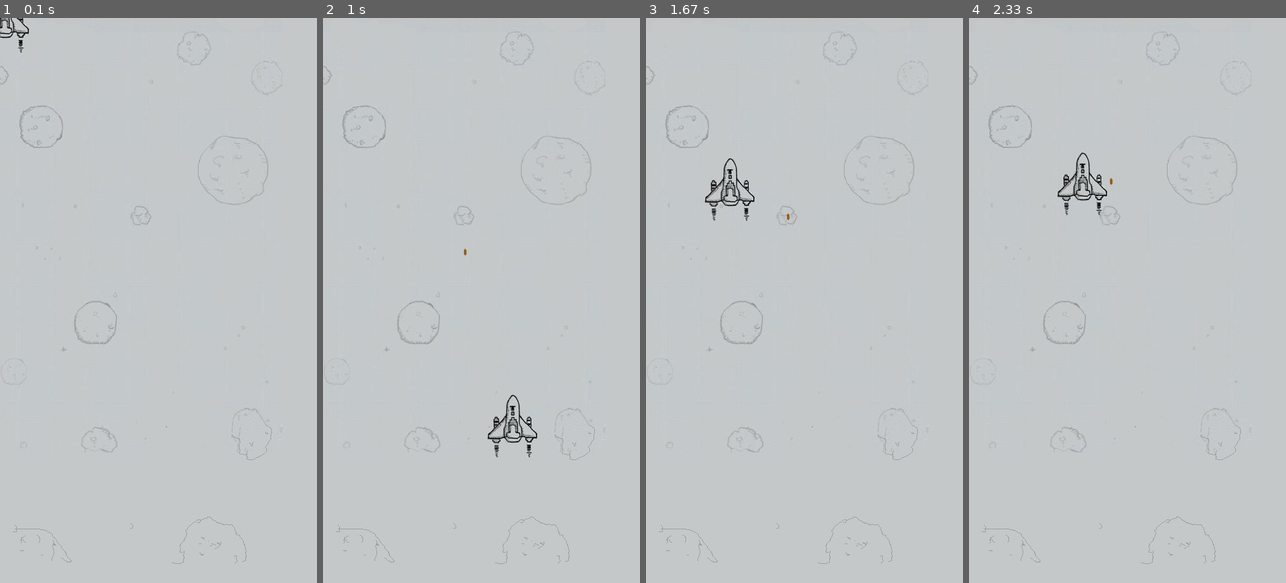
Above: before the commit, frames 1-4 (left to right).
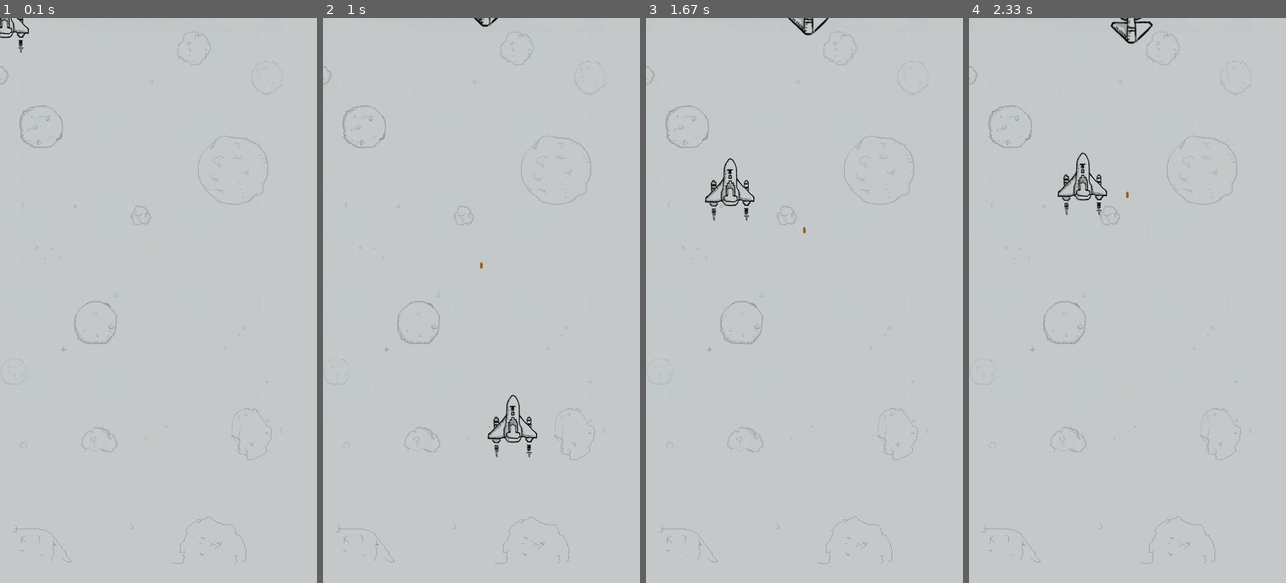
Above: after the commit, the same moments.

Repository: strugglebak/pygame-demo
Game: pygame game, started from mygame.py
Two runs of this game, one before a commit and one after it. Both use one fixed random seed, a clock stepped at 60 frames per second and the inputs below.
Inputs (mouse positions are in pixels of both pictures, inside the frame that each line leads up to):
- Up to frame 1 (0.1 s): no input
- Up to frame 2 (1 s): click (481, 300) at 0.38 s; click (513, 424) at 0.72 s
- Up to frame 3 (1.67 s): click (918, 498) at 1.05 s; click (728, 187) at 1.38 s
- Up to frame 4 (2.33 s): click (1127, 368) at 1.72 s; click (1083, 181) at 2.05 s

Frame 1 is identical in both runs. In frame 2, less than 0.1% of the frame differs, in the area x 44-56%, y 0-45%; in frame 3, 0.2%; in frame 4, 0.3%, in the area x 44-58%, y 0-32%.

Commit message:
主要添加了子弹类和敌机类，实现了飞机中子弹的发射和敌机随机位置的出现，以及敌机出现后速度的随机变化

Diff:
--- /dev/null
+++ b/bullet.py
@@ -0,0 +1,14 @@
+import pygame
+
+class Bullet:
+	def __init__(self, img_name):
+		self.x = 0
+		self.y = 0 - 1
+		self.image = pygame.image.load(img_name).convert_alpha()
+
+	def move(self, mouse_x, mouse_y, speed):
+		if self.y < 0:
+			self.x = mouse_x - self.image.get_width() / 2
+			self.y = mouse_y - self.image.get_height() / 2
+		else:
+			self.y -= speed
--- /dev/null
+++ b/enemy.py
@@ -0,0 +1,20 @@
+import pygame
+import random
+
+class Enemy:
+	def __init__(self, img_name):
+		self.x = 200
+		self.y = -50
+		self.speed = 0.3
+		self.image = pygame.image.load(img_name).convert_alpha()
+
+	def restart(self):
+		self.x = random.randint(50, 400)
+		self.y = random.randint(-200, -50)
+		self.speed = random.random() + 0.1
+
+	def move(self):
+		if self.y < 800:
+			self.y += self.speed
+		else:
+			self.restart()
--- a/mygame.py
+++ b/mygame.py
@@ -1,5 +1,8 @@
 # -*- coding:utf-8 -*-
 import pygame
+from bullet import Bullet
+from enemy import Enemy
+
 from sys import exit
 
 resource_url = "./src/img/"
@@ -7,15 +10,13 @@
 bg_url = resource_url + "back.jpg"
 plane_url = resource_url + "plane.png"
 bullet_url = resource_url + "bullet.png"
+enemy_url = resource_url + "enemy.png"
 
 screen_width = 450
 screen_height = 800
 
-bt_x = -1
-bt_y = -1
-
-start_bt_x = 0
 bullet_speed = 1.25
+enemy_speed = 0.3
 
 pygame.init()
 
@@ -27,8 +28,9 @@
 background = pygame.image.load(bg_url).convert()
 # this "convert_alpha" method makes the pic transparent
 plane = pygame.image.load(plane_url).convert_alpha()
-bullet = pygame.image.load(bullet_url).convert_alpha()
-
+# bullet = pygame.image.load(bullet_url).convert_alpha()
+bullet = Bullet(bullet_url)
+enemy = Enemy(enemy_url)
 
 while True:
 	for event in pygame.event.get():
@@ -39,21 +41,17 @@
 	screen.blit(background, (0, 0))
 
 	(x, y) = pygame.mouse.get_pos()
+
+	bullet.move(x, y, bullet_speed)
+	# enemy.move(enemy_speed)
+	enemy.move()
+
 	x -= plane.get_width() / 2
 	y -= plane.get_height() / 2
 
-	if bt_x < 0 or bt_y < 0:
-		bt_x = x
-		bt_y = y
-
-		start_bt_x = bt_x + 20
-		bt_y = bt_y + 25
-
-	#shot the bullet
-	bt_y -= bullet_speed
-
 	#must display bullet firstly
-	screen.blit(bullet, (start_bt_x, bt_y))
+	screen.blit(bullet.image, (bullet.x, bullet.y))
 	screen.blit(plane, (x, y))
+	screen.blit(enemy.image, (enemy.x, enemy.y))
 
 	pygame.display.update()
Binary file added: src/img/enemy.png
Not shown, added: bullet.pyc
Not shown, added: enemy.pyc
